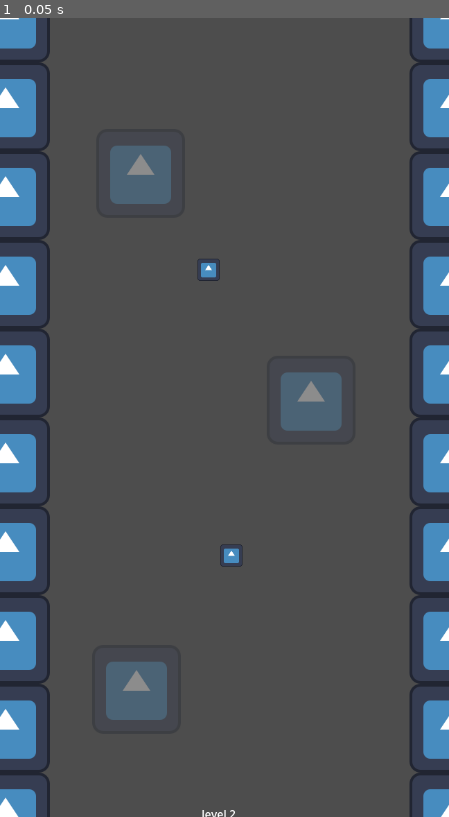
Above: before the commit, frame 1.
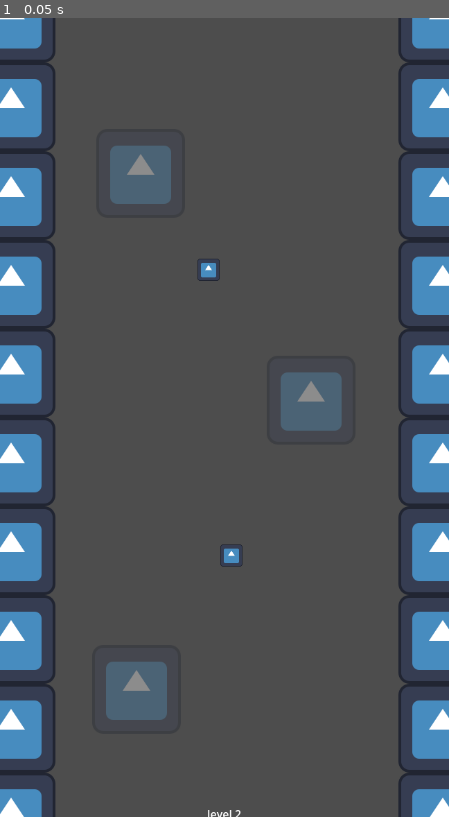
Above: after the commit, the same moment.

Repository: Slideshow776/GGJ2025
Game: Godot game, scene res://scenes/levels/level_2.tscn
Two runs of this game, one before a commit and one after it. Both use one fixed random seed, a clock stepped at 60 frames per second and the inputs below. This scene is started directly instead of the project's main scene. The engine's default icon, where the game draws it, is replaced by a stand-in: a white triangle on a blue panel in a dark square.
Inputs:
- Up to frame 1 (0.05 s): no input

The runs differ from the first frame. In frame 1, 6.5% of the frame differs, in the area x 0-100%, y 0-100%.

Commit message:
levels are now procedurally generated, and removed. not pooling though...

Diff:
--- a/scenes/levels/level_1.tscn
+++ b/scenes/levels/level_1.tscn
@@ -12,7 +12,7 @@
 "
 
 [node name="Level1" type="Node2D"]
-position = Vector2(-8, 0)
+position = Vector2(-16, 0)
 script = ExtResource("1_0j48k")
 
 [node name="Label" type="Label" parent="."]
@@ -69,61 +69,61 @@
 [node name="Walls" type="Node" parent="Entities"]
 
 [node name="Wall" parent="Entities/Walls" instance=ExtResource("5_6o1ki")]
-position = Vector2(-8, 0)
+position = Vector2(-16, 0)
 
 [node name="Wall6" parent="Entities/Walls" instance=ExtResource("5_6o1ki")]
-position = Vector2(687, 0)
+position = Vector2(703, 0)
 
 [node name="Wall7" parent="Entities/Walls" instance=ExtResource("5_6o1ki")]
-position = Vector2(687, 128)
+position = Vector2(703, 128)
 
 [node name="Wall8" parent="Entities/Walls" instance=ExtResource("5_6o1ki")]
-position = Vector2(687, 256)
+position = Vector2(703, 256)
 
 [node name="Wall9" parent="Entities/Walls" instance=ExtResource("5_6o1ki")]
-position = Vector2(687, 384)
+position = Vector2(703, 384)
 
 [node name="Wall10" parent="Entities/Walls" instance=ExtResource("5_6o1ki")]
-position = Vector2(687, 512)
+position = Vector2(703, 512)
 
 [node name="Wall16" parent="Entities/Walls" instance=ExtResource("5_6o1ki")]
-position = Vector2(687, 640)
+position = Vector2(703, 640)
 
 [node name="Wall17" parent="Entities/Walls" instance=ExtResource("5_6o1ki")]
-position = Vector2(687, 768)
+position = Vector2(703, 768)
 
 [node name="Wall18" parent="Entities/Walls" instance=ExtResource("5_6o1ki")]
-position = Vector2(687, 896)
+position = Vector2(703, 896)
 
 [node name="Wall19" parent="Entities/Walls" instance=ExtResource("5_6o1ki")]
-position = Vector2(687, 1024)
+position = Vector2(703, 1024)
 
 [node name="Wall20" parent="Entities/Walls" instance=ExtResource("5_6o1ki")]
-position = Vector2(687, 1152)
+position = Vector2(703, 1152)
 
 [node name="Wall2" parent="Entities/Walls" instance=ExtResource("5_6o1ki")]
-position = Vector2(-8, 128)
+position = Vector2(-16, 128)
 
 [node name="Wall3" parent="Entities/Walls" instance=ExtResource("5_6o1ki")]
-position = Vector2(-8, 256)
+position = Vector2(-16, 256)
 
 [node name="Wall4" parent="Entities/Walls" instance=ExtResource("5_6o1ki")]
-position = Vector2(-8, 384)
+position = Vector2(-16, 384)
 
 [node name="Wall5" parent="Entities/Walls" instance=ExtResource("5_6o1ki")]
-position = Vector2(-8, 512)
+position = Vector2(-16, 512)
 
 [node name="Wall11" parent="Entities/Walls" instance=ExtResource("5_6o1ki")]
-position = Vector2(-8, 640)
+position = Vector2(-16, 640)
 
 [node name="Wall12" parent="Entities/Walls" instance=ExtResource("5_6o1ki")]
-position = Vector2(-8, 768)
+position = Vector2(-16, 768)
 
 [node name="Wall13" parent="Entities/Walls" instance=ExtResource("5_6o1ki")]
-position = Vector2(-8, 896)
+position = Vector2(-16, 896)
 
 [node name="Wall14" parent="Entities/Walls" instance=ExtResource("5_6o1ki")]
-position = Vector2(-8, 1024)
+position = Vector2(-16, 1024)
 
 [node name="Wall15" parent="Entities/Walls" instance=ExtResource("5_6o1ki")]
-position = Vector2(-8, 1152)
+position = Vector2(-16, 1152)
--- a/scenes/levels/level_2.tscn
+++ b/scenes/levels/level_2.tscn
@@ -11,7 +11,7 @@
 "
 
 [node name="Level2" type="Node2D"]
-position = Vector2(8, 0)
+position = Vector2(16, 0)
 script = ExtResource("1_qts00")
 
 [node name="Label" type="Label" parent="."]
@@ -56,61 +56,61 @@
 [node name="Walls" type="Node" parent="Entities"]
 
 [node name="Wall" parent="Entities/Walls" instance=ExtResource("5_pje4f")]
-position = Vector2(8, 0)
+position = Vector2(16, 0)
 
 [node name="Wall6" parent="Entities/Walls" instance=ExtResource("5_pje4f")]
-position = Vector2(655, 0)
+position = Vector2(639, 0)
 
 [node name="Wall7" parent="Entities/Walls" instance=ExtResource("5_pje4f")]
-position = Vector2(655, 128)
+position = Vector2(639, 128)
 
 [node name="Wall8" parent="Entities/Walls" instance=ExtResource("5_pje4f")]
-position = Vector2(655, 256)
+position = Vector2(639, 256)
 
 [node name="Wall9" parent="Entities/Walls" instance=ExtResource("5_pje4f")]
-position = Vector2(655, 384)
+position = Vector2(639, 384)
 
 [node name="Wall10" parent="Entities/Walls" instance=ExtResource("5_pje4f")]
-position = Vector2(655, 512)
+position = Vector2(639, 512)
 
 [node name="Wall16" parent="Entities/Walls" instance=ExtResource("5_pje4f")]
-position = Vector2(655, 640)
+position = Vector2(639, 640)
 
 [node name="Wall17" parent="Entities/Walls" instance=ExtResource("5_pje4f")]
-position = Vector2(655, 768)
+position = Vector2(639, 768)
 
 [node name="Wall18" parent="Entities/Walls" instance=ExtResource("5_pje4f")]
-position = Vector2(655, 896)
+position = Vector2(639, 896)
 
 [node name="Wall19" parent="Entities/Walls" instance=ExtResource("5_pje4f")]
-position = Vector2(655, 1024)
+position = Vector2(639, 1024)
 
 [node name="Wall20" parent="Entities/Walls" instance=ExtResource("5_pje4f")]
-position = Vector2(655, 1152)
+position = Vector2(639, 1152)
 
 [node name="Wall2" parent="Entities/Walls" instance=ExtResource("5_pje4f")]
-position = Vector2(8, 128)
+position = Vector2(16, 128)
 
 [node name="Wall3" parent="Entities/Walls" instance=ExtResource("5_pje4f")]
-position = Vector2(8, 256)
+position = Vector2(16, 256)
 
 [node name="Wall4" parent="Entities/Walls" instance=ExtResource("5_pje4f")]
-position = Vector2(8, 384)
+position = Vector2(16, 384)
 
 [node name="Wall5" parent="Entities/Walls" instance=ExtResource("5_pje4f")]
-position = Vector2(8, 512)
+position = Vector2(16, 512)
 
 [node name="Wall11" parent="Entities/Walls" instance=ExtResource("5_pje4f")]
-position = Vector2(8, 640)
+position = Vector2(16, 640)
 
 [node name="Wall12" parent="Entities/Walls" instance=ExtResource("5_pje4f")]
-position = Vector2(8, 768)
+position = Vector2(16, 768)
 
 [node name="Wall13" parent="Entities/Walls" instance=ExtResource("5_pje4f")]
-position = Vector2(8, 896)
+position = Vector2(16, 896)
 
 [node name="Wall14" parent="Entities/Walls" instance=ExtResource("5_pje4f")]
-position = Vector2(8, 1024)
+position = Vector2(16, 1024)
 
 [node name="Wall15" parent="Entities/Walls" instance=ExtResource("5_pje4f")]
-position = Vector2(8, 1152)
+position = Vector2(16, 1152)
--- a/scripts/game.gd
+++ b/scripts/game.gd
@@ -3,7 +3,9 @@
 @export var shoot_speed = 1000
 
 var level_scenes: Array[PackedScene] = []  # Array to store all the level scenes
-var level_height := 1152
+var loaded_levels: Array[Level2] = []
+var num_levels := 0
+var level_height := 1280
 var first_player_event := true
 var score := 0
 
@@ -16,7 +18,16 @@
 	_load_levels_from_directory()
 	_connect_pickup_signals(level_0)
 	level_scenes.append(level_0)
+	num_levels += 1
 	load_new_level()
+
+
+func _process(delta: float) -> void:
+	var latest_level: Level2 = loaded_levels[-1]
+	if player.position.y < latest_level.position.y + level_height:
+		load_new_level()
+		remove_old_level()
+
 
 func _input(event: InputEvent) -> void:
 	if event.is_action_pressed("restart"):
@@ -56,6 +67,7 @@
 		var scene = load(scene_path) as PackedScene
 		if scene:
 			level_scenes.append(scene)
+			num_levels += 1
 		else:
 			print("Error: Failed to load scene:", scene_path)
 
@@ -75,11 +87,19 @@
 		print("Error: Failed to instantiate new level.")
 		return
 
-	new_level.set_new_position(Vector2(0.0, -(level_scenes.size() - 1) * level_height))
+	new_level.set_new_position(Vector2(0.0, -(loaded_levels.size() + 1) * level_height))
 
 	add_child(new_level)
+	loaded_levels.append(new_level)
 
 	_connect_pickup_signals(new_level)
+
+
+func remove_old_level() -> void: # a better approach would be to pool the levels...
+	if loaded_levels.size() < 4:
+		return
+
+	loaded_levels[-4].queue_free()
 
 
 func _move_player() -> void:
--- a/scripts/level.gd
+++ b/scripts/level.gd
@@ -3,6 +3,7 @@
 
 
 func set_new_position(new_position: Vector2):
+	position += new_position
 	get_child(0).position += new_position
 
 	var bubbles_node = get_node_or_null("Entities/Bubbles")
